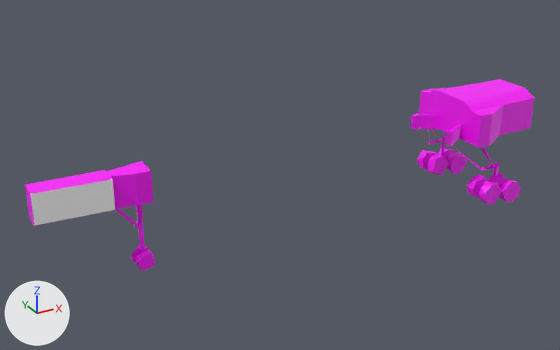
One commit to the glTF model public/models/b1.gear.glb: the scene before it, then after it.
Both versions are drawn from a 50 mm camera at (-24.2, -26.2, 11.5) aimed at (-9.5, 0.6, -1.9). Arrows for +X, +Y and +Z are at lower left; the lights stay in place. The picture after the commit comes second.

In view in the first picture: 'gear'.
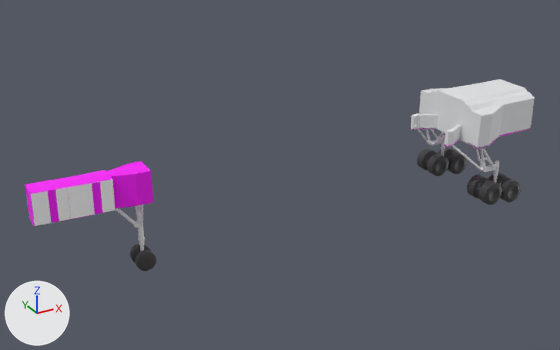
Boxes (x1, y1, x2, y2) around the edits, measured in the pictures (560 x 350 px):
part 1 of me_mesh_0, built on: before (427, 95, 503, 198); after (411, 79, 534, 205)
part 2 of me_mesh_0, built on: before (30, 178, 144, 239); after (25, 161, 156, 271)
part 3 of me_mesh_0, recoloured: (30, 91, 495, 226) in both

What changed in the scene script:
```text
Change me_mesh_0:
    used by ob_gear; location = (0.0, 0.0, 0.0)
    remove me_mesh_0.from_pydata(...)  # 474 vertices, 867 faces; spans x -20.0..3.0, y -2.5..2.5, z -4.4..0.5
    add me_mesh_0.from_pydata(...)  # 3454 vertices, 6502 faces; spans x -20.0..3.0, y -2.5..2.5, z -4.4..0.5
    me_mesh_0 part 1: 20 vertices moved within x -0.9..1.4, y -2.0..2.1, z -4.0..-1.3; 1736 vertices added at x -1.9..3.0, y -2.5..2.5, z -4.4..0.5
    me_mesh_0 part 2: 11 vertices moved within x -19.8..-16.0, y -0.5..0.1, z -3.9..0.0; 1148 vertices added at x -20.0..-15.6, y -0.5..0.6, z -4.2..0.0
    me_mesh_0 part 3: 96 kept faces spanning x -20.0..3.0, y -2.1..2.1, z -2.4..0.4 get new vertex colours
    other edits to the shape of me_mesh_0 do not show in these pictures
```
